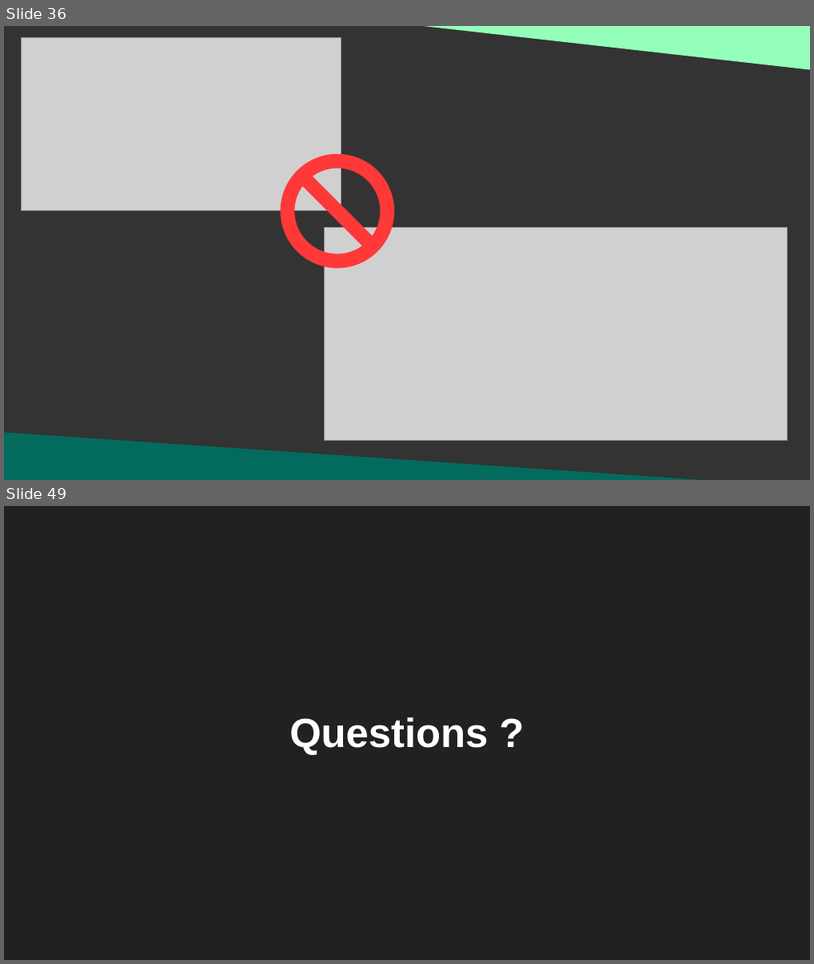
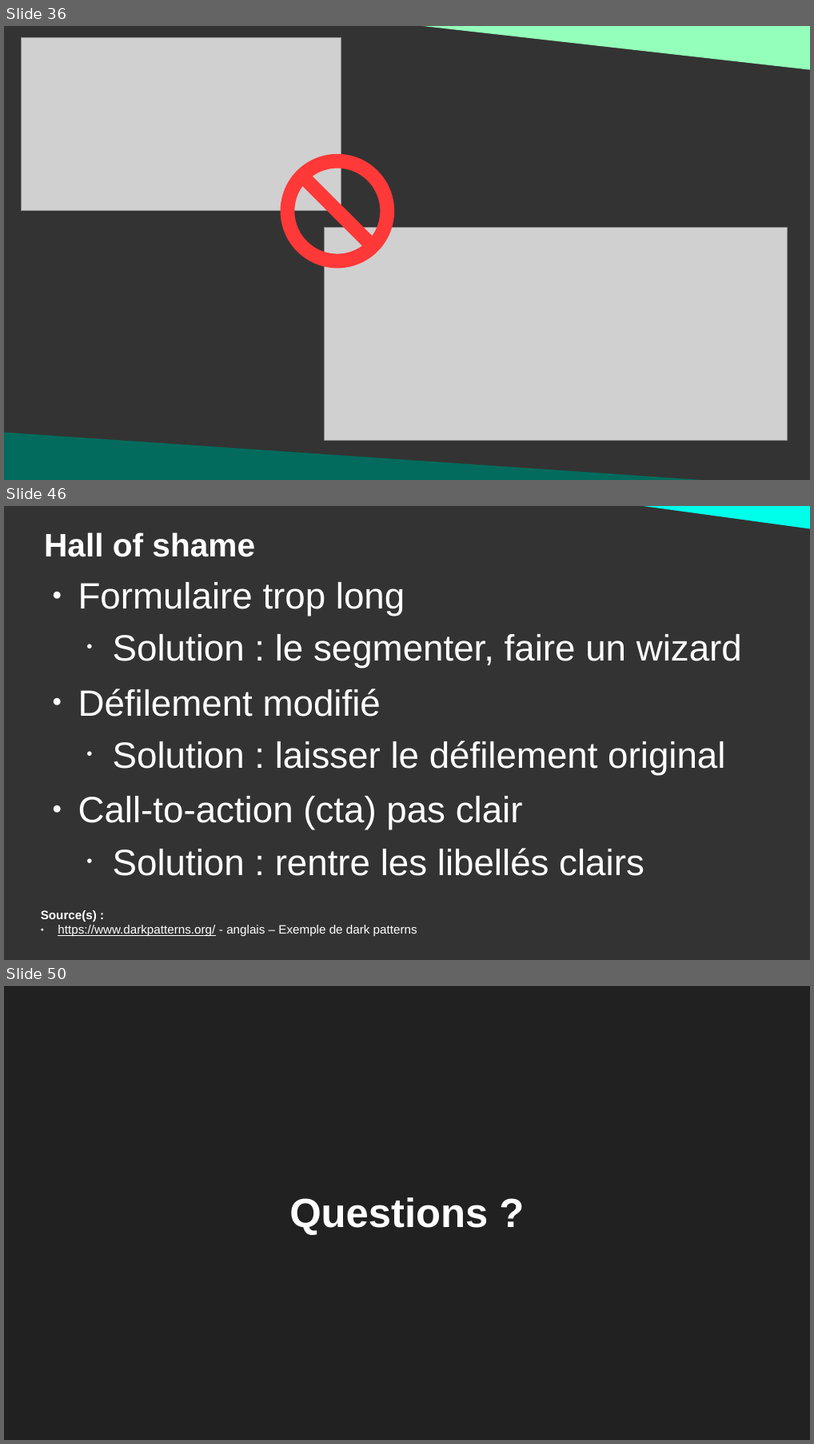
Before and after one commit to DanYellow/cours, a slide deck: ergonomie-et-accessibilite-s2/numero-1/presentation.odp. Shown one above the other, each under a label of ours: slides 36 and 49 before the commit, slides 36, 46 and 50 after it; the slides between them are not shown. The pictures are 814x964 and 814x1444 pixels, drawn with LibreOffice and Linux fonts; fonts in the diff are those of the drawing; grey boxes stand for pictures. Boxes give left, top, right and bottom in pixels: in the first picture for what was removed or moved away, otherwise in the second. Text is boxed around its words. In the diff, an @@ line names an element or a change of style, - is before the commit and + after.

```diff
--- a/ergonomie-et-accessibilite-s2/numero-1/presentation.odp
+++ b/ergonomie-et-accessibilite-s2/numero-1/presentation.odp
@@ slide 46 added at bbox=[4, 506, 810, 960], background #333333 @@
@@ right triangle added at bbox=[620, 506, 810, 529], fill #00FFEA @@
@@ title added at bbox=[44, 532, 255, 557], 32 pt, text #FFFFFF, bold @@
+Hall of shame
@@ text added at bbox=[78, 582, 742, 876], 36 pt, text #FFFFFF @@
+● Formulaire trop long
+  • Solution : le segmenter, faire un wizard
+● Défilement modifié
+  • Solution : laisser le défilement original
+● Call-to-action (cta) pas clair
+  • Solution : rentre les libellés clairs
@@ text added at bbox=[41, 910, 418, 936], 12 pt, text #FFFFFF @@
+Source(s) :
+● https://www.darkpatterns.org/ - anglais – Exemple de dark patterns
@@ what was slide 49 is now slide 50 @@
```
Also in this commit, not shown: 4 slides changed, 1 other slide added, 1 slide removed, 10 other files.
